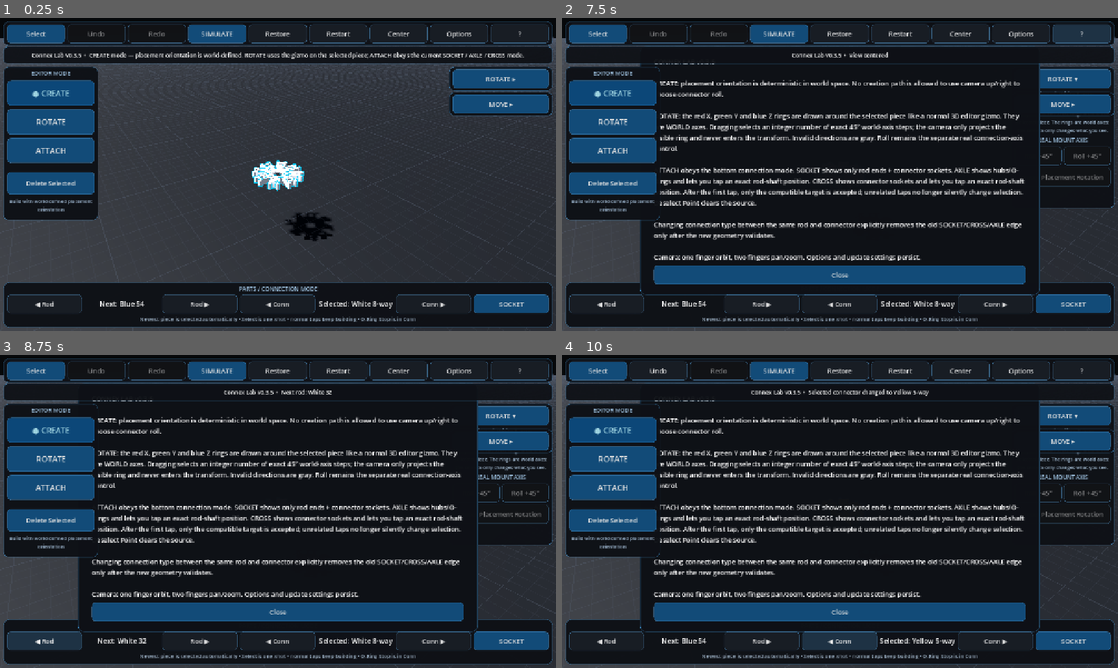
Above: before the commit, frames 1-4 (two rows, left to right).
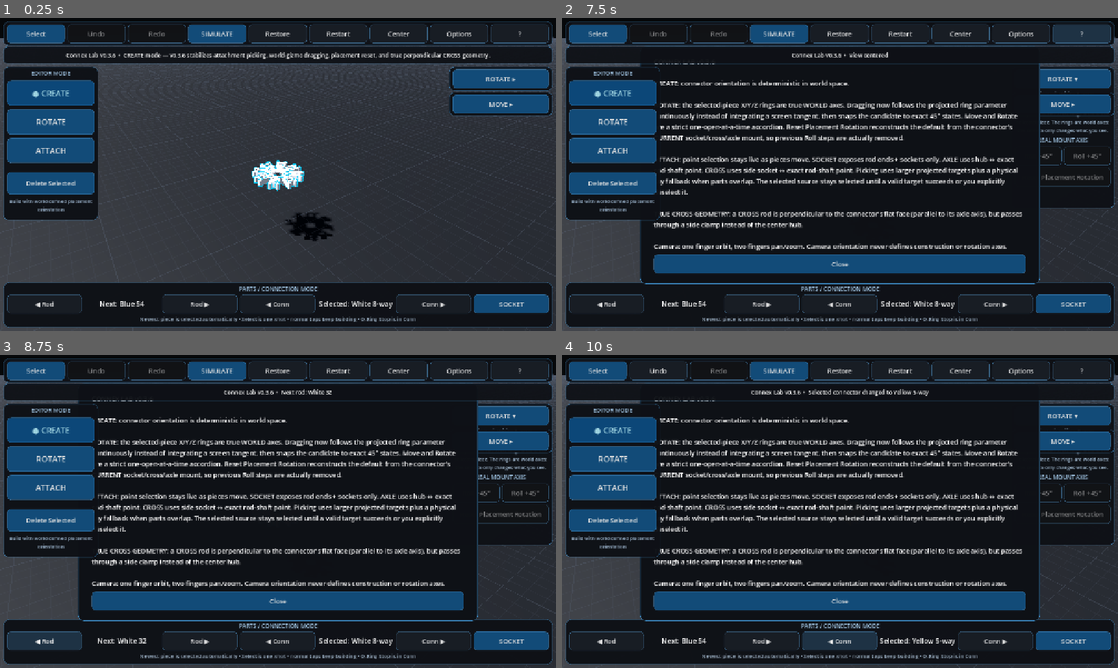
Above: after the commit, the same moments.

Repository: pixel375/connex
Game: Godot game, scene res://Main.tscn
Same seed, same stepped clock (60 frames per second), same inputs: the game is played once before the commit and once after it.
Inputs:
- Up to frame 1 (0.25 s): no input
- Up to frame 2 (7.5 s): click "Restart" at 0.5 s; click "Restart" at 1.25 s; click "Restart" at 2 s; click "Select" at 2.75 s; click "SELECT…" at 3.5 s; click "SIMULATE" at 4.25 s; click "BUILD" at 5 s; click "Restore" at 5.75 s; click "Center" at 6.5 s; click "?" at 7.25 s
- Up to frame 3 (8.75 s): click "◀ Rod" at 8 s
- Up to frame 4 (10 s): click "Rod ▶" at 8.75 s; click "◀ Conn" at 9.5 s

The runs differ from the first frame. In frame 1, 0.9% of the frame differs, in the area x 5-95%, y 10-14%; in frame 2, 14%, in the area x 14-86%, y 11-89%; in frame 3, 14%; in frame 4, 14%.

Commit message:
chore: run Connex Lab v0.3.6

Diff:
--- a/Main.tscn
+++ b/Main.tscn
@@ -1,6 +1,6 @@
 [gd_scene load_steps=2 format=3]
 
-[ext_resource type="Script" path="res://scripts/main_v035.gd" id="1_main"]
+[ext_resource type="Script" path="res://scripts/main_v036.gd" id="1_main"]
 
 [node name="Main" type="Node3D"]
 script = ExtResource("1_main")
